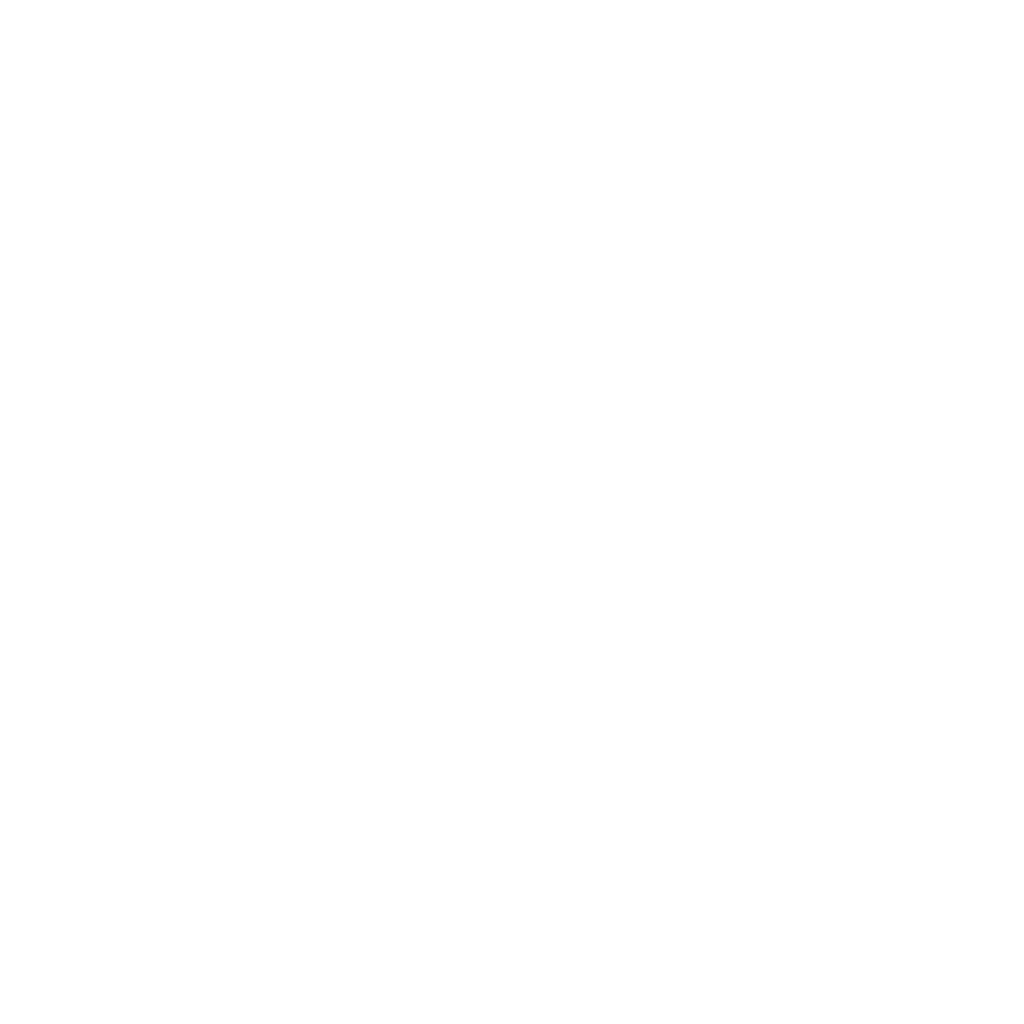
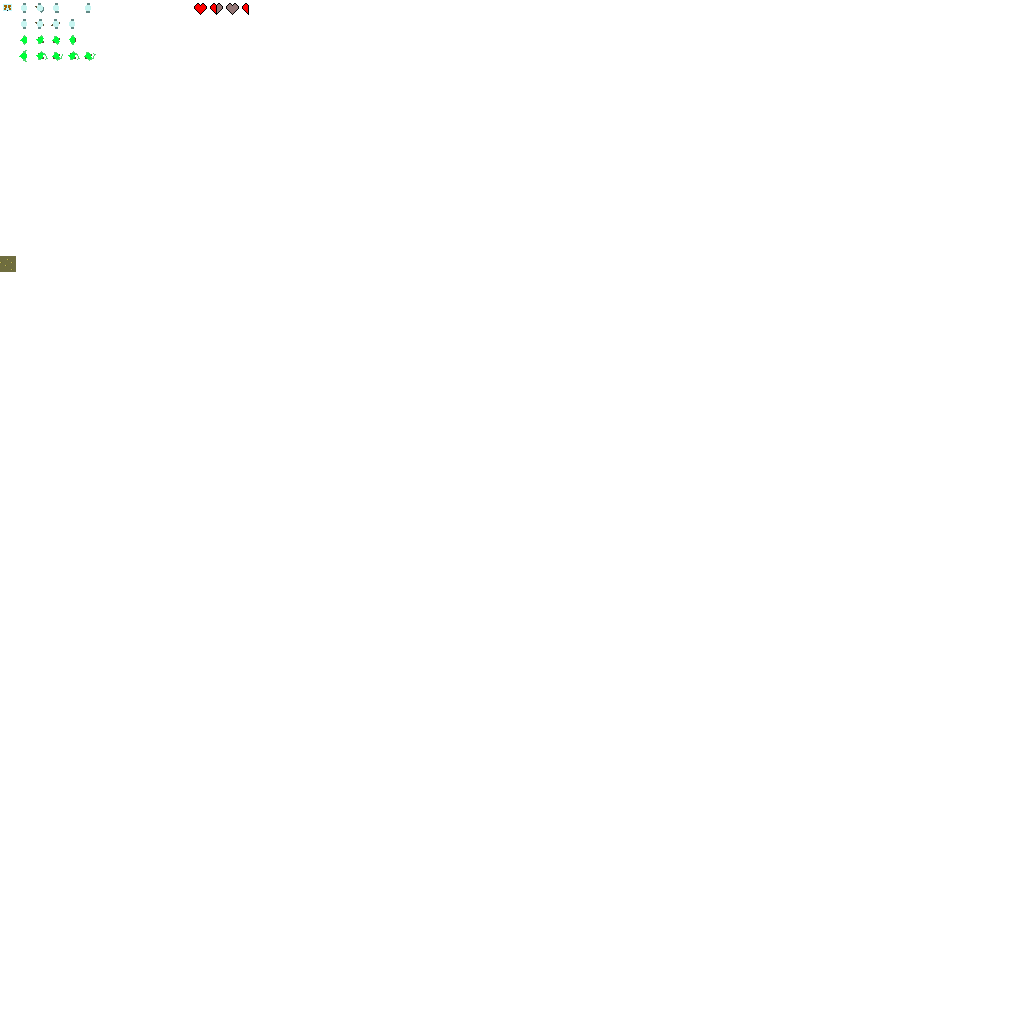
Revision of a layered 1024×1024 image; what changed, layer by layer:
painted on "Background" over [0, 3, 249, 272]
